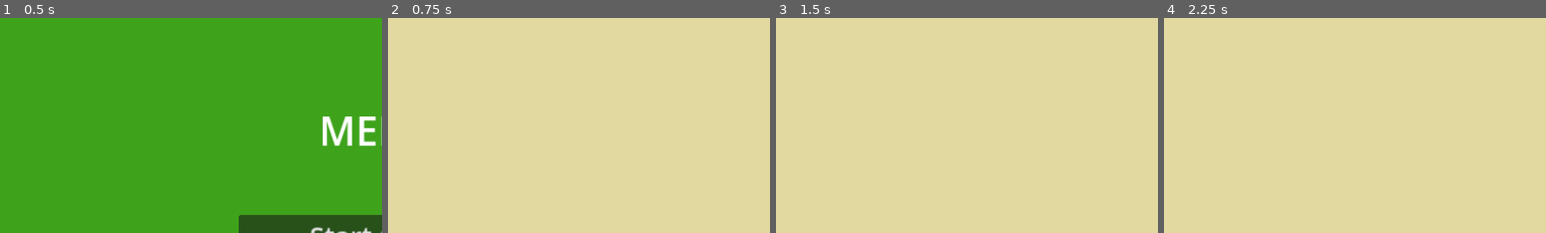
Above: before the commit, frames 1-4 (left to right).
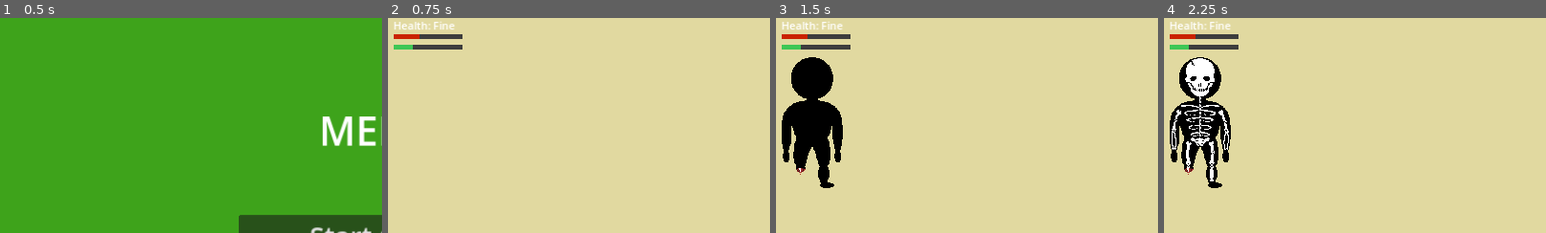
Above: after the commit, the same moments.

Repository: babeszino/medic_ww2
Game: Godot game, scene res://main.tscn
Two runs of this game, one before a commit and one after it. Both use one fixed random seed, a clock stepped at 60 frames per second and the inputs below.
Inputs:
- Up to frame 1 (0.5 s): no input
- Up to frame 2 (0.75 s): click "Start Game" at 0.5 s
- Up to frame 3 (1.5 s): tap Enter at 1.25 s; hold W (go_up) from 1.28 s (still down); hold H (health) from 1.28 s (still down)
- Up to frame 4 (2.25 s): keep holding W (go_up); release H (health) at 2.03 s; tap B (bone_health) at 2.1 s
The pictures show only the part of the screen within x 0-50%, y 0-50%; the shares and areas given below are measured in that part.

Frame 1 is identical in both runs. In frame 2, 1.1% of the frame differs, in the area x 1-20%, y 1-15%; in frame 3, 7.0%, in the area x 1-20%, y 1-80%; in frame 4, 7.0%.

Commit message:
health system upgrade

Diff:
--- a/game_1.gd
+++ b/game_1.gd
@@ -11,3 +11,29 @@
 
 func _process(_delta):
 	pass
+
+func _unhandled_input(event):
+	#not when _unhandled_input when injured:
+	if event.is_action_pressed('health'):
+		if player.left_leg.get('attached') == false and player.right_leg.get('attached') == false:
+			$GameUI/GUI/Health/Body.texture = load("res://art/injuries/BodyBothLegOff.png")
+			$GameUI/GUI/Health/Skeleton/LeftLeg.texture = load("res://art/Injuries/LeftLegBonesBothLegOff.png")
+			$GameUI/GUI/Health/Skeleton/RightLeg.texture = load("res://art/injuries/RightLegBonesBothLegOff.png")
+		elif player.left_leg.get('attached') == false:
+			$GameUI/GUI/Health/Body.texture = load("res://art/injuries/BodyLeftLegOff.png")
+			$GameUI/GUI/Health/Skeleton/LeftLeg.texture = load("res://art/Injuries/LeftLegBonesLeftLegOff.png")
+		elif player.right_leg.get('attached') == false:
+			$GameUI/GUI/Health/Body.texture = load("res://art/injuries/BodyRightLegOff.png")
+			$GameUI/GUI/Health/Skeleton/RightLeg.texture = load("res://art/injuries/RightLegBonesRightLegOff.png")
+		if player.left_leg.get('attached') == true and player.left_leg.get('bone') <= 0:
+			$GameUI/GUI/Health/Skeleton/LeftLeg.texture = load("res://art/injuries/LeftLegBonesBroken.png")
+		if player.right_leg.get('attached') == true and player.right_leg.get('bone') <= 0:
+			$GameUI/GUI/Health/Skeleton/RightLeg.texture = load("res://art/injuries/RightLegBonesBroken.png")
+		if player.left_arm.get('bone') <= 0:
+			$GameUI/GUI/Health/Skeleton/LeftArm.texture = load("res://art/injuries/LeftArmBonesBroken.png")
+		if player.right_arm.get('bone') <= 0:
+			$GameUI/GUI/Health/Skeleton/RightArm.texture = load("res://art/injuries/RightArmBonesBroken.png")
+		if player.torso.get('bone') <= 0:
+			$GameUI/GUI/Health/Skeleton/Torso.texture = load("res://art/injuries/TorsoBonesBroken.png")
+		if player.head.get('bone') <= 0:
+			$GameUI/GUI/Health/Skeleton/Head.texture = load("res://art/injuries/SkullBroken.png")
--- a/game_1.tscn
+++ b/game_1.tscn
@@ -1,7 +1,8 @@
-[gd_scene load_steps=3 format=3 uid="uid://doa48rstscb4q"]
+[gd_scene load_steps=4 format=3 uid="uid://doa48rstscb4q"]
 
 [ext_resource type="Script" path="res://game_1.gd" id="1_tb5wa"]
 [ext_resource type="PackedScene" uid="uid://bwmmg4lym6xfm" path="res://pause_menu.tscn" id="2_tnwf0"]
+[ext_resource type="PackedScene" uid="uid://rlblu6uymd8" path="res://gui.tscn" id="3_s8qtb"]
 
 [node name="Game1" type="Node2D"]
 script = ExtResource("1_tb5wa")
@@ -14,8 +15,9 @@
 
 [node name="Marker2D" type="Marker2D" parent="."]
 position = Vector2(1040, 568)
-rotation = -0.785398
 
 [node name="GameUI" type="CanvasLayer" parent="."]
 
+[node name="GUI" parent="GameUI" instance=ExtResource("3_s8qtb")]
+
 [node name="PauseMenu" parent="GameUI" instance=ExtResource("2_tnwf0")]
--- a/gui.gd
+++ b/gui.gd
@@ -1,10 +1,16 @@
 extends Control
+
+
 
 var body_visible: bool = false: set = set_body_visible
 var skeleton_visible: bool = false: set = set_skeleton_visible
 
 func _ready():
 	body_visible = false
+	var body_shots = $Health/Body.get_children()
+	for i in body_shots:
+		i.visible = false
+
 func _unhandled_input(event):
 	if event.is_action_pressed('health'):
 		self.body_visible = !body_visible
--- a/gui.tscn
+++ b/gui.tscn
@@ -1,13 +1,19 @@
-[gd_scene load_steps=9 format=3 uid="uid://rlblu6uymd8"]
+[gd_scene load_steps=15 format=3 uid="uid://rlblu6uymd8"]
 
 [ext_resource type="Script" path="res://gui.gd" id="1_iutv2"]
-[ext_resource type="Texture2D" uid="uid://nei0cyeeim8o" path="res://art/Body.png" id="2_jxdpv"]
-[ext_resource type="Texture2D" uid="uid://sbtsk0desvd1" path="res://art/Skull.png" id="3_5imy2"]
-[ext_resource type="Texture2D" uid="uid://dxqw8trg2a2em" path="res://art/TorsoBones.png" id="4_3u3hm"]
-[ext_resource type="Texture2D" uid="uid://bhr021ogy40x5" path="res://art/LeftArmBones.png" id="5_qgmf8"]
-[ext_resource type="Texture2D" uid="uid://8m2pyo4ym40u" path="res://art/RightArmBones.png" id="6_k56wm"]
-[ext_resource type="Texture2D" uid="uid://xcia0173obdd" path="res://art/LeftLegBones.png" id="7_1ee5p"]
-[ext_resource type="Texture2D" uid="uid://c86xutra4a5te" path="res://art/RightLegBones.png" id="8_70fl6"]
+[ext_resource type="Texture2D" uid="uid://nei0cyeeim8o" path="res://art/Injuries/Body.png" id="2_uu0y3"]
+[ext_resource type="Texture2D" uid="uid://bno18aj3gywu3" path="res://art/injuries/HeadShot.png" id="3_lppew"]
+[ext_resource type="Texture2D" uid="uid://btba0kvnwfgxv" path="res://art/injuries/TorsoShot.png" id="4_0l3ld"]
+[ext_resource type="Texture2D" uid="uid://g6rtcmlwseqh" path="res://art/injuries/LeftArmShot.png" id="5_wg4n0"]
+[ext_resource type="Texture2D" uid="uid://bre7yy8x2jipv" path="res://art/injuries/RightArmShot.png" id="6_rf6gq"]
+[ext_resource type="Texture2D" uid="uid://6eyom43nx05w" path="res://art/injuries/LeftLegShot.png" id="7_bklf4"]
+[ext_resource type="Texture2D" uid="uid://dpqefhdlqso2x" path="res://art/injuries/RightLegShot.png" id="8_xveko"]
+[ext_resource type="Texture2D" uid="uid://sbtsk0desvd1" path="res://art/injuries/Skull.png" id="9_05dqn"]
+[ext_resource type="Texture2D" uid="uid://dxqw8trg2a2em" path="res://art/injuries/TorsoBones.png" id="10_atw2k"]
+[ext_resource type="Texture2D" uid="uid://bhr021ogy40x5" path="res://art/injuries/LeftArmBones.png" id="11_oln17"]
+[ext_resource type="Texture2D" uid="uid://8m2pyo4ym40u" path="res://art/injuries/RightArmBones.png" id="12_xpvnt"]
+[ext_resource type="Texture2D" uid="uid://xcia0173obdd" path="res://art/injuries/LeftLegBones.png" id="13_kvboy"]
+[ext_resource type="Texture2D" uid="uid://c86xutra4a5te" path="res://art/injuries/RightLegBones.png" id="14_21r2d"]
 
 [node name="GUI" type="Control"]
 layout_mode = 3
@@ -48,37 +54,43 @@
 offset_bottom = 136.0
 grow_horizontal = 2
 grow_vertical = 2
-texture = ExtResource("2_jxdpv")
+texture = ExtResource("2_uu0y3")
 
 [node name="Head" type="TextureRect" parent="Health/Body"]
 layout_mode = 0
 offset_right = 40.0
 offset_bottom = 40.0
+texture = ExtResource("3_lppew")
 
 [node name="Torso" type="TextureRect" parent="Health/Body"]
 layout_mode = 0
 offset_right = 40.0
 offset_bottom = 40.0
+texture = ExtResource("4_0l3ld")
 
 [node name="LeftArm" type="TextureRect" parent="Health/Body"]
 layout_mode = 0
 offset_right = 40.0
 offset_bottom = 40.0
+texture = ExtResource("5_wg4n0")
 
 [node name="RightArm" type="TextureRect" parent="Health/Body"]
 layout_mode = 0
 offset_right = 40.0
 offset_bottom = 40.0
+texture = ExtResource("6_rf6gq")
 
 [node name="LeftLeg" type="TextureRect" parent="Health/Body"]
 layout_mode = 0
 offset_right = 40.0
 offset_bottom = 40.0
+texture = ExtResource("7_bklf4")
 
 [node name="RightLeg" type="TextureRect" parent="Health/Body"]
 layout_mode = 0
 offset_right = 40.0
 offset_bottom = 40.0
+texture = ExtResource("8_xveko")
 
 [node name="Skeleton" type="Control" parent="Health"]
 texture_filter = 1
@@ -103,7 +115,7 @@
 offset_bottom = 136.0
 grow_horizontal = 2
 grow_vertical = 2
-texture = ExtResource("3_5imy2")
+texture = ExtResource("9_05dqn")
 
 [node name="Torso" type="TextureRect" parent="Health/Skeleton"]
 layout_mode = 1
@@ -118,7 +130,7 @@
 offset_bottom = 136.0
 grow_horizontal = 2
 grow_vertical = 2
-texture = ExtResource("4_3u3hm")
+texture = ExtResource("10_atw2k")
 
 [node name="LeftArm" type="TextureRect" parent="Health/Skeleton"]
 layout_mode = 1
@@ -133,7 +145,7 @@
 offset_bottom = 136.0
 grow_horizontal = 2
 grow_vertical = 2
-texture = ExtResource("5_qgmf8")
+texture = ExtResource("11_oln17")
 
 [node name="RightArm" type="TextureRect" parent="Health/Skeleton"]
 layout_mode = 1
@@ -148,7 +160,7 @@
 offset_bottom = 136.0
 grow_horizontal = 2
 grow_vertical = 2
-texture = ExtResource("6_k56wm")
+texture = ExtResource("12_xpvnt")
 
 [node name="LeftLeg" type="TextureRect" parent="Health/Skeleton"]
 layout_mode = 1
@@ -163,7 +175,7 @@
 offset_bottom = 136.0
 grow_horizontal = 2
 grow_vertical = 2
-texture = ExtResource("7_1ee5p")
+texture = ExtResource("13_kvboy")
 
 [node name="RightLeg" type="TextureRect" parent="Health/Skeleton"]
 layout_mode = 1
@@ -178,7 +190,7 @@
 offset_bottom = 136.0
 grow_horizontal = 2
 grow_vertical = 2
-texture = ExtResource("8_70fl6")
+texture = ExtResource("14_21r2d")
 
 [node name="HealthConcerns" type="VBoxContainer" parent="."]
 layout_mode = 0
--- a/medic.gd
+++ b/medic.gd
@@ -8,12 +8,12 @@
 var blood = 100
 var mental_health = 100
 var helmet_is_on = true
-var head = {'flesh': 100, 'bone': 100, 'wound': false}
-var torso = {'flesh': 100, 'bone': 100, 'wound': false}
-var left_arm = {'flesh': 100, 'bone': 100, 'wound': false}
-var right_arm = {'flesh': 100, 'bone': 100, 'wound': false}
-var left_leg = {'flesh': 100, 'bone': 100, 'wound': false}
-var right_leg = {'flesh': 100, 'bone': 100, 'wound': false}
+var head = {'flesh': 100, 'bone': 0, 'wound': false, 'attached': true}
+var torso = {'flesh': 100, 'bone': 0, 'wound': false, 'attached': true}
+var left_arm = {'flesh': 100, 'bone': 0, 'wound': false, 'attached': true}
+var right_arm = {'flesh': 100, 'bone': 0, 'wound': false, 'attached': true}
+var left_leg = {'flesh': 100, 'bone': 0, 'wound': false, 'attached': true}
+var right_leg = {'flesh': 100, 'bone': 0, 'wound': false, 'attached': false}
 
 
 func _physics_process(delta):
--- a/soldier.gd
+++ b/soldier.gd
@@ -5,12 +5,12 @@
 var blood = 100
 var mental_health = 100
 var helmet_is_on = true
-var head = {'flesh': 100, 'bone': 100, 'wound': false}
-var torso = {'flesh': 100, 'bone': 100, 'wound': false}
-var left_arm = {'flesh': 100, 'bone': 100, 'wound': false}
-var right_arm = {'flesh': 100, 'bone': 100, 'wound': false}
-var left_leg = {'flesh': 100, 'bone': 100, 'wound': false}
-var right_leg = {'flesh': 100, 'bone': 100, 'wound': false}
+var head = {'flesh': 100, 'bone': 100, 'wound': false, 'attached': true}
+var torso = {'flesh': 100, 'bone': 100, 'wound': false, 'attached': true}
+var left_arm = {'flesh': 100, 'bone': 100, 'wound': false, 'attached': true}
+var right_arm = {'flesh': 100, 'bone': 100, 'wound': false, 'attached': true}
+var left_leg = {'flesh': 100, 'bone': 100, 'wound': false, 'attached': true}
+var right_leg = {'flesh': 100, 'bone': 100, 'wound': false, 'attached': true}
 
 func _physics_process(delta):
 	move_and_slide()
Not shown, changed: art/desktop.ini
Renamed: art/Body.png -> art/injuries/Body.png
Not shown, added: art/injuries/Body.png.import
Binary file added: art/injuries/BodyBothLegOff.png
Not shown, added: art/injuries/BodyBothLegOff.png.import
Binary file added: art/injuries/BodyLeftLegOff.png
Not shown, added: art/injuries/BodyLeftLegOff.png.import
Binary file added: art/injuries/BodyRightLegOff.png
Not shown, added: art/injuries/BodyRightLegOff.png.import
Not shown, added: art/injuries/BodyShot.png.import
Binary file added: art/injuries/HeadShot.png
Not shown, added: art/injuries/HeadShot.png.import
(and 43 more such lines)
